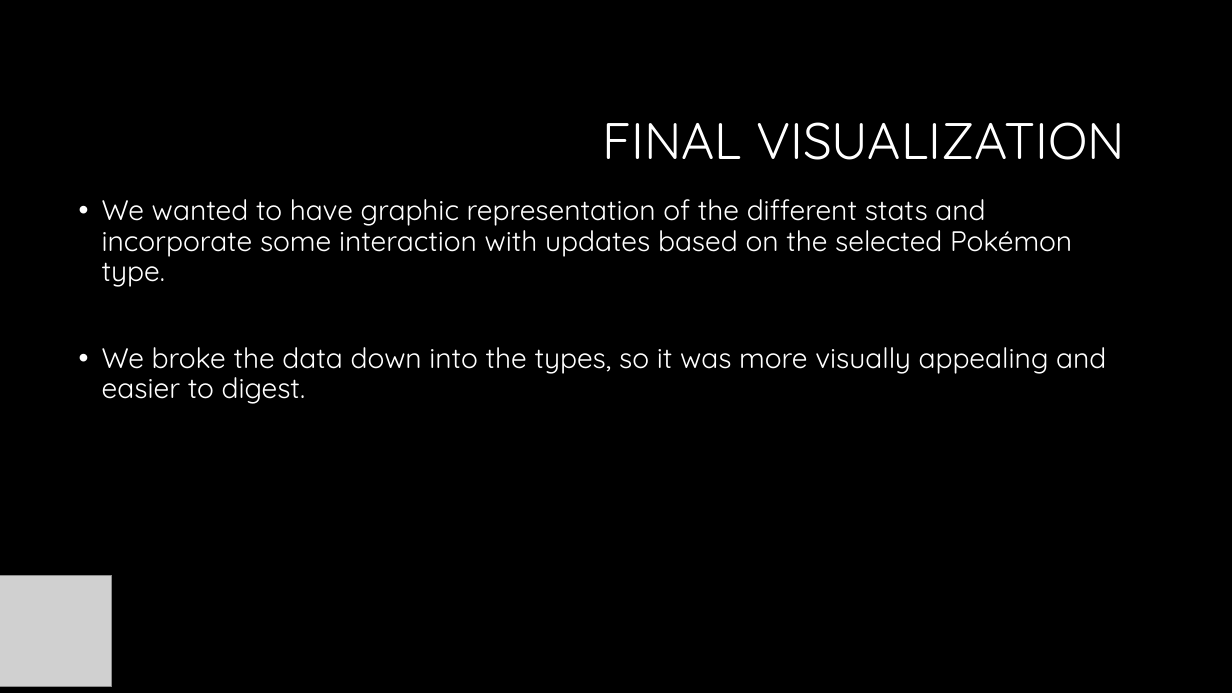
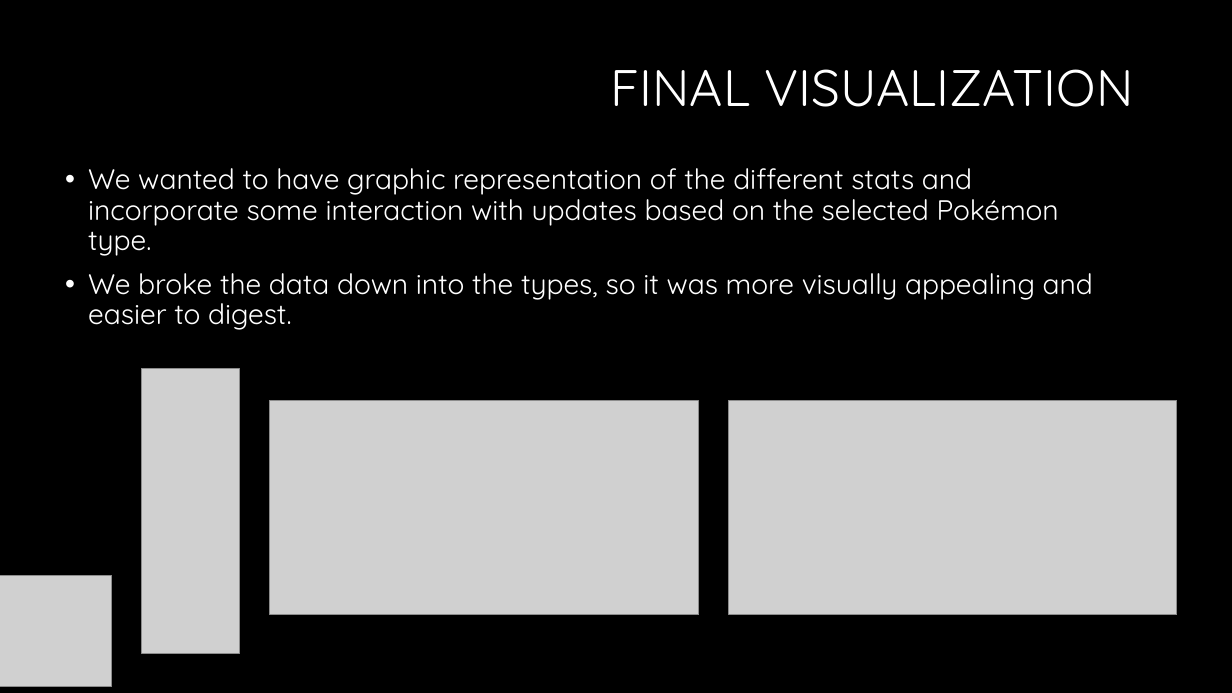
Before and after one commit to Dbuescher8/Pokemon-Project2, a slide deck: slide 11 of Presentation 2.pptx (slide 10 before the commit). Drawn at 1232x693 pixels with LibreOffice and Linux fonts; fonts in the diff are those of the drawing; grey boxes stand for pictures; background and template pictures are left out. Boxes give left, top, right and bottom in pixels: in the first picture for what was removed or moved away, otherwise in the second. Text is boxed around its words. In the diff, an @@ line names an element or a change of style, - is before the commit and + after.

```diff
--- a/Presentation 2.pptx
+++ b/Presentation 2.pptx
@@ title "FINAL VISUALIZATION": place and size @@
-title "FINAL VISUALIZATION" at (603, 122, 1125, 160)
+title "FINAL VISUALIZATION" at (611, 69, 1133, 107)
@@ text "We wanted to have graphic ..." rewrapped from (102, 199, 1106, 404) to (88, 168, 1093, 330) @@
@@ picture added at (141, 369, 239, 653) @@
@@ picture added at (270, 401, 700, 616) @@
@@ picture added at (729, 400, 1177, 615) @@
```
Also in this commit, not shown: 8 other slides changed, 1 slide added.
